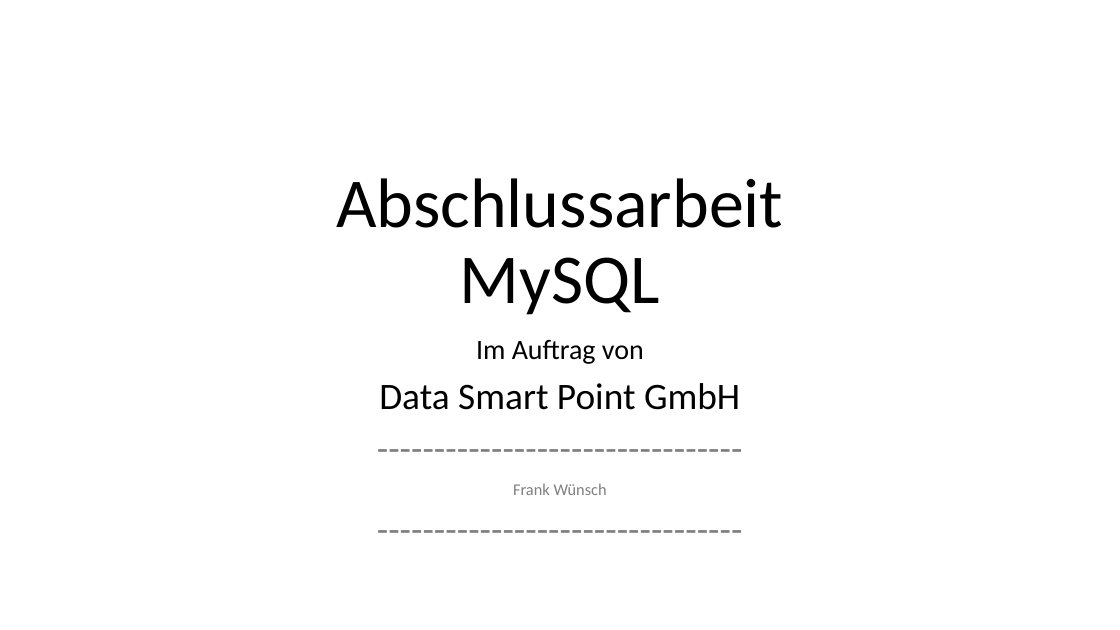
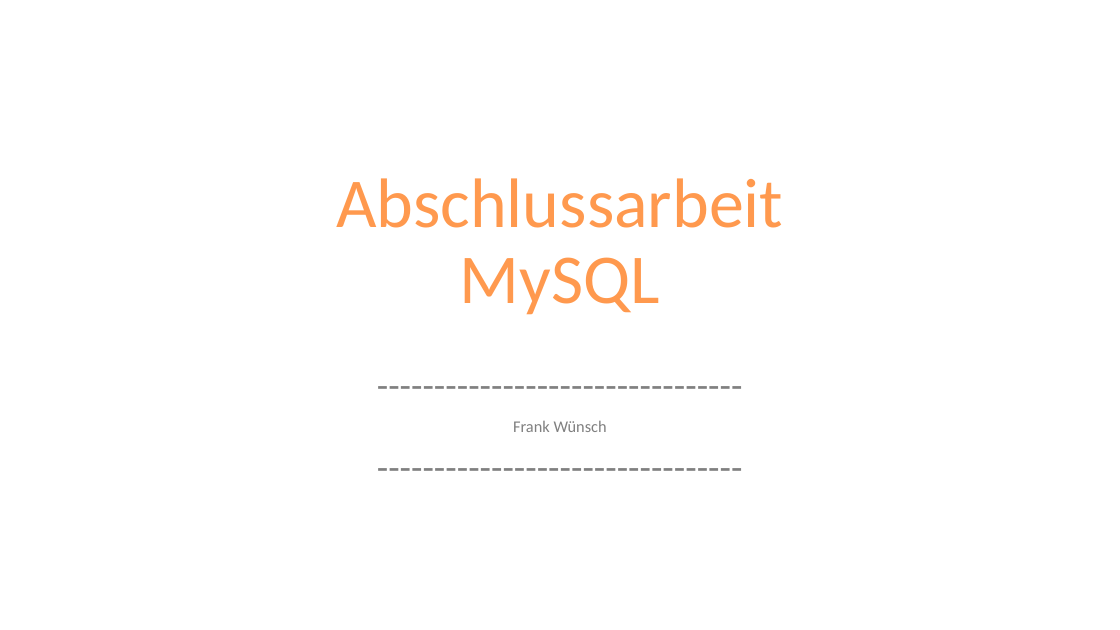
Before and after one commit to FrankWuensch/mysql_excam, a slide deck: slide 1 of Abschlusspräsentation_MySQL_Frank_Wünsch.pptx. Drawn at 1120x630 pixels with LibreOffice and Linux fonts; fonts in the diff are those of the drawing. Boxes give left, top, right and bottom in pixels: in the first picture for what was removed or moved away, otherwise in the second. Text is boxed around its words. In the diff, an @@ line names an element or a change of style, - is before the commit and + after.

```diff
--- a/Abschlusspräsentation_MySQL_Frank_Wünsch.pptx
+++ b/Abschlusspräsentation_MySQL_Frank_Wünsch.pptx
@@ title "Abschlussarbeit MySQL" at (336,178,783,315): text colour #000000 to #FF994E @@
@@ subtitle at (379,339,740,410): paragraphs removed @@
-Im Auftrag von
-Data Smart Point GmbH
```
Also in this commit, not shown: 7 other slides changed, 1 slide added, 1 other file.
